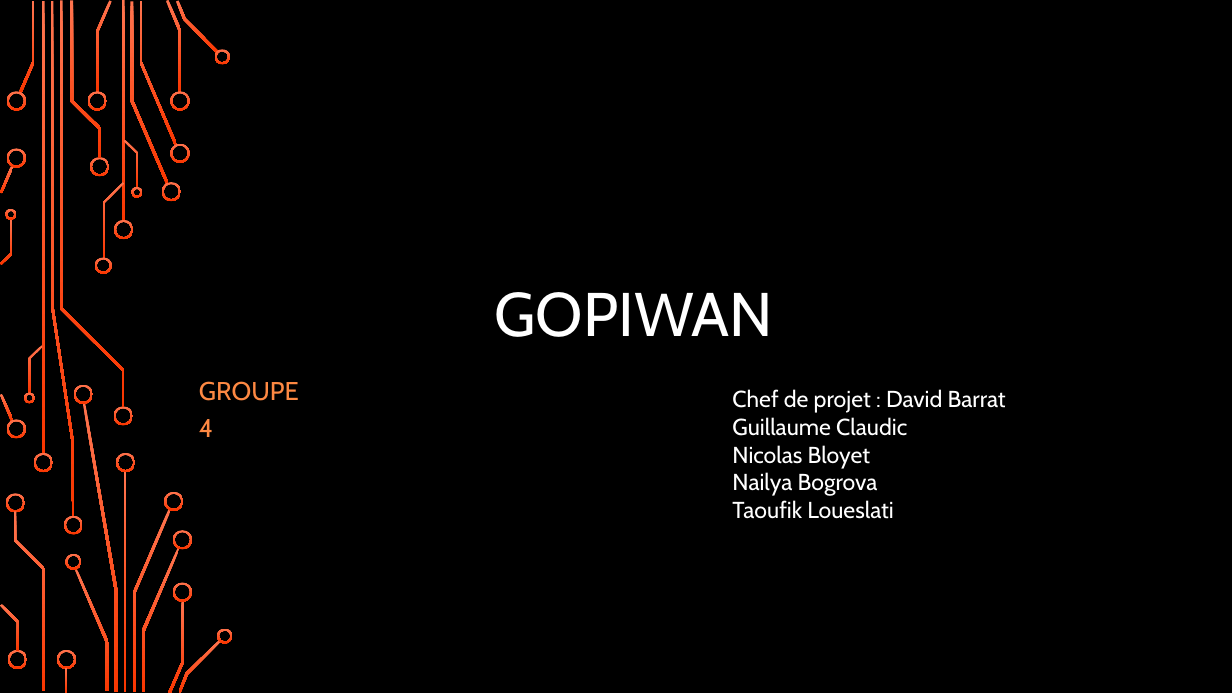
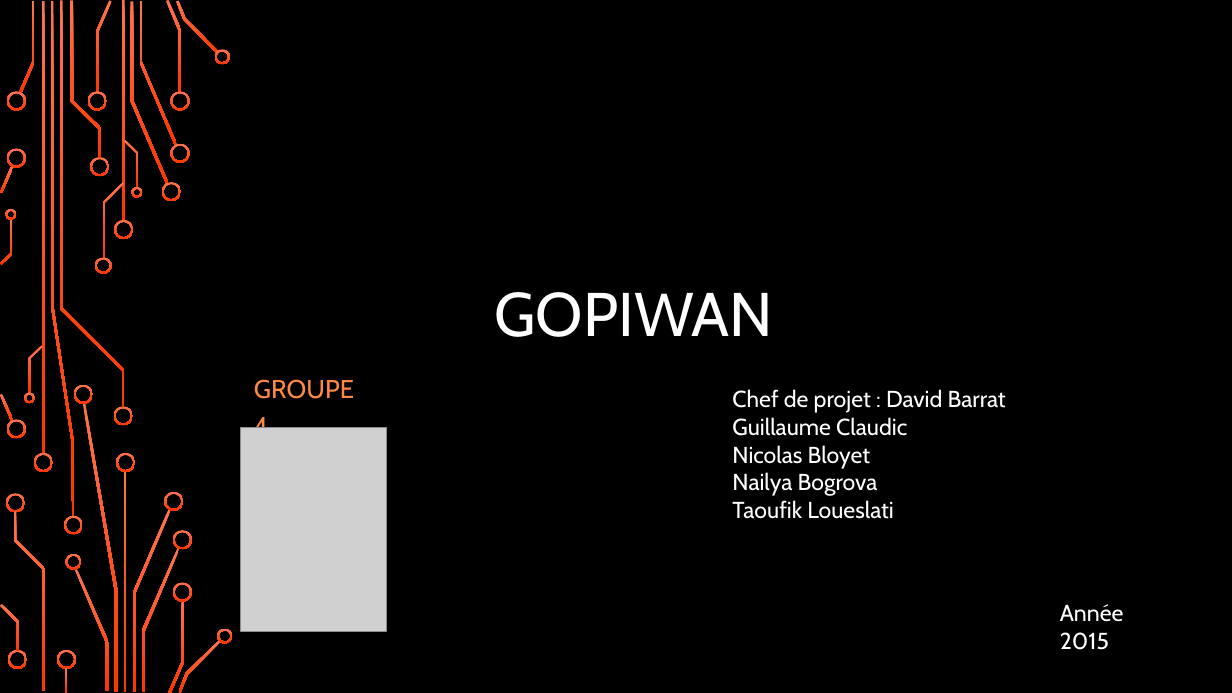
Before and after one commit to zipang29/gopiwan, a slide deck: slide 1 of Documents/diaporama_soutenance.pptx. Drawn at 1232x693 pixels with LibreOffice and Linux fonts; fonts in the diff are those of the drawing; grey boxes stand for pictures; background and template pictures are left out. Boxes give left, top, right and bottom in pixels: in the first picture for what was removed or moved away, otherwise in the second. Text is boxed around its words. In the diff, an @@ line names an element or a change of style, - is before the commit and + after.

```diff
--- a/Documents/diaporama_soutenance.pptx
+++ b/Documents/diaporama_soutenance.pptx
@@ subtitle "GROUPE 4" rewrapped from (199,381,299,437) to (254,379,354,441) @@
@@ picture added at (241,427,387,631) @@
@@ text added at (1060,604,1124,650), 18 pt, text #FFFFFF @@
+Année 2015
```
Also in this commit, not shown: 3 other slides changed.
